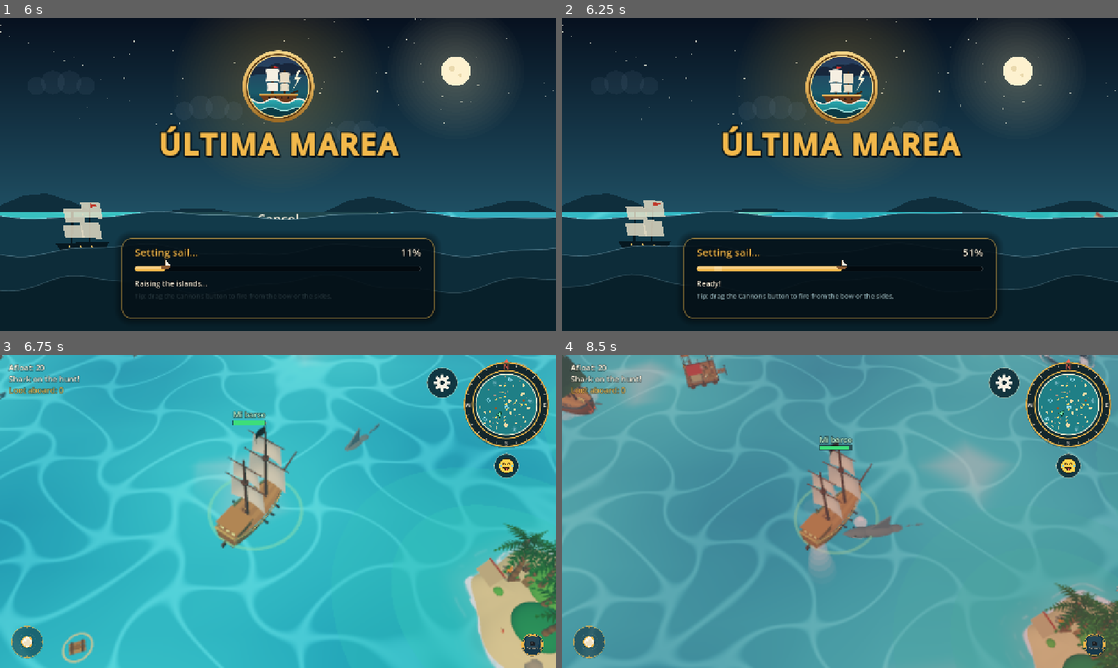
Above: before the commit, frames 1-4 (two rows, left to right).
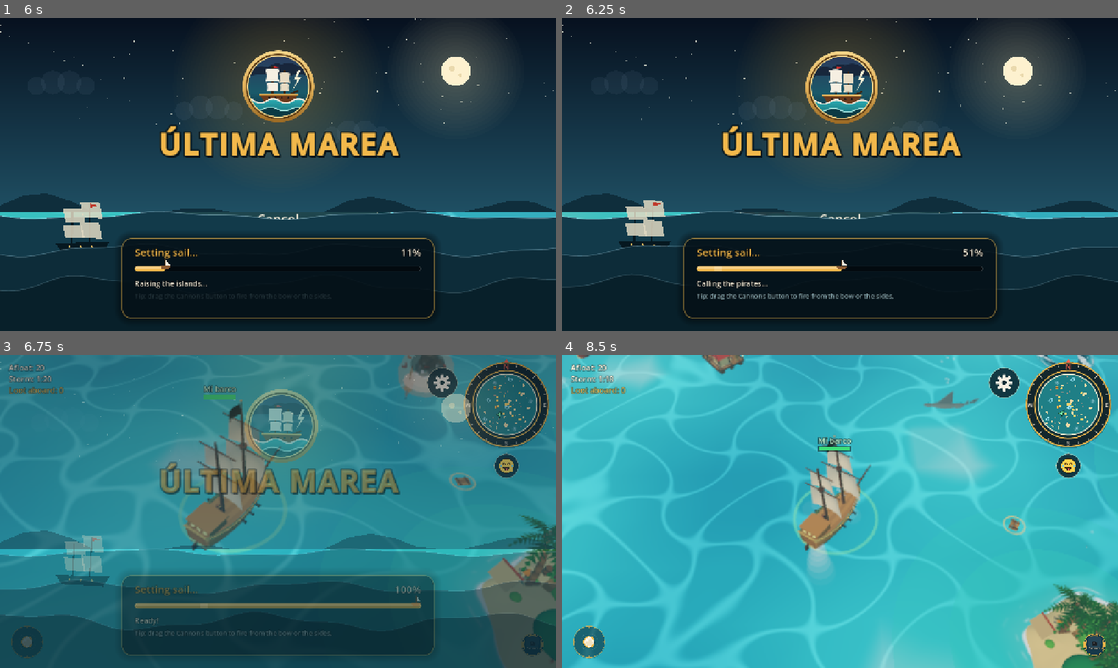
Above: after the commit, the same moments.

Repository: juanklowData/ultima-marea
Game: Godot game, scene res://escenas/principal.tscn
Same seed, same stepped clock (60 frames per second), same inputs: the game is played once before the commit and once after it. Sound files missing from this copy of the repository are replaced by a short silence.
Inputs (mouse positions are in pixels of both pictures, inside the frame that each line leads up to):
- Up to frame 1 (6 s): tap Enter at 0.5 s; move the mouse to (400, 158) at 0.52 s; hold D 0.53-1.25 s; tap Tab at 0.6 s; click (400, 158) at 0.67 s; tap Space at 0.77, 3.77 s; drag from (166, 190) to (250, 237) at 1.27 s; move the mouse to (333, 105) at 2.02 s; hold D 2.03-2.75 s; tap R at 2.1 s; drag from (250, 237) to (111, 127) at 2.77 s; move the mouse to (444, 221) at 3.52 s; hold A 3.53-4.25 s; tap 1 at 3.6 s; drag from (111, 127) to (194, 96) at 4.27 s; move the mouse to (305, 174) at 5.02 s; hold S 5.03-5.75 s; tap 3 at 5.1 s; click (305, 174) at 5.17 s; drag from (194, 96) to (166, 190) at 5.77 s
- Up to frame 2 (6.25 s): no input
- Up to frame 3 (6.75 s): move the mouse to (400, 495) at 6.52 s; hold W from 6.53 s (still down); tap Q at 6.6 s
- Up to frame 4 (8.5 s): tap Space at 6.77 s; release W at 7.25 s; drag from (728, 527) to (812, 574) at 7.27 s; move the mouse to (895, 442) at 8.02 s; hold S from 8.03 s (still down); tap T at 8.1 s

Frame 1 is identical in both runs. In frame 2, 0.7% of the frame differs, in the area x 0-100%, y 62-87%; in frame 3, 97%, in the area x 0-100%, y 0-100%; in frame 4, 93%.

Commit message:
Movil mas fluido: rivales que se montan al acercarse, efectos reutilizados con tope y tablas y cofres lejanos sin dibujar
Co-authored-by: Cursor <cursoragent@cursor.com>

Diff:
--- a/godot/scripts/barco.gd
+++ b/godot/scripts/barco.gd
@@ -81,9 +81,11 @@
 var modelo: Node3D
 var desgaste: Desgaste
 var aro: MeshInstance3D
-
-
-func preparar(aspecto: Personalizacion, jugador: bool, nuevo_mundo: Principal) -> void:
+# Aspecto de un barco lejano cuyo modelo aún no se ha montado; se monta con armar() al acercarse.
+var aspecto_pendiente: Personalizacion
+
+
+func preparar(aspecto: Personalizacion, jugador: bool, nuevo_mundo: Principal, diferir := false) -> void:
 	mundo = nuevo_mundo
 	es_jugador = jugador
 	mando = Mando.LOCAL if jugador else Mando.BOT
@@ -91,10 +93,28 @@
 	deriva = randf() * TAU
 	for arma in recargas:
 		recargas[arma] = 0.2
-	vestir(aspecto)
-
-
-func vestir(aspecto: Personalizacion) -> void:
+	vestir(aspecto, diferir)
+
+
+func sin_modelo() -> bool:
+	return aspecto_pendiente != null
+
+
+# Monta el modelo y el desgaste que vestir() dejó para cuando el barco se viera.
+func armar() -> void:
+	if aspecto_pendiente == null:
+		return
+	modelo = ModeloBarco.crear(aspecto_pendiente)
+	aspecto_pendiente = null
+	add_child(modelo)
+	desgaste = Desgaste.new()
+	add_child(desgaste)
+	desgaste.preparar(mundo, tipo)
+	if not es_jugador:
+		mundo.islas.preparar_aparicion(self, "MeshInstance3D")
+
+
+func vestir(aspecto: Personalizacion, diferir := false) -> void:
 	tipo = aspecto.tipo
 	var datos: Dictionary = TIPOS[tipo]
 	vida_max = datos["vida"]
@@ -112,13 +132,20 @@
 	altura = datos["altura"]
 	if modelo != null:
 		modelo.queue_free()
-	modelo = ModeloBarco.crear(aspecto)
-	add_child(modelo)
+		modelo = null
 	if desgaste != null:
 		desgaste.queue_free()
-	desgaste = Desgaste.new()
-	add_child(desgaste)
-	desgaste.preparar(mundo, tipo)
+		desgaste = null
+	aspecto_pendiente = aspecto
+	if diferir:
+		visible = false
+	else:
+		modelo = ModeloBarco.crear(aspecto)
+		aspecto_pendiente = null
+		add_child(modelo)
+		desgaste = Desgaste.new()
+		add_child(desgaste)
+		desgaste.preparar(mundo, tipo)
 	if es_jugador:
 		_crear_aro()
 
@@ -263,7 +290,8 @@
 	var escora := escora_ola + vel_giro * 0.18 * marcha
 	position = Vector3(centro.x, flotacion + vaiven * 0.06 * marcha - hundimiento * 2.6 - sumergido * sumergido * 4.5, centro.y)
 	rotation = Vector3(cabeceo + hundimiento * 0.35, -rumbo, escora + hundimiento * 0.8)
-	desgaste.actualizar(delta, 1.0 - vida / vida_max, hundimiento)
+	if desgaste != null:
+		desgaste.actualizar(delta, 1.0 - vida / vida_max, hundimiento)
 	if aro != null:
 		aro.visible = viva and not mundo.en_puerto()
 		aro.global_position = Vector3(position.x, h_centro + 0.14, position.z)
--- a/godot/scripts/principal.gd
+++ b/godot/scripts/principal.gd
@@ -72,6 +72,8 @@
 const BOTS_CON_COFRE := 0.2
 # Tamaño de las tablas y cofres que flotan (solo el dibujo; se recogen igual de cerca).
 const ESCALA_FLOTANTES := 0.6
+# Gotas, humo, espuma y astillas a la vez, por nivel de gráficos; los que pasen no se crean.
+const MAX_EFECTOS: Array[int] = [90, 140, 220, 320]
 const ESPERA_BUSQUEDA := 4.0
 const ESPERA_BOTS := 1.4
 const NOMBRES_PIRATAS: Array[String] = [
@@ -171,6 +173,7 @@
 var tablas: Array = []
 var cofres: Array = []
 var efectos: Array = []
+var reserva_efectos: Array = []
 var islotes: Array[Circulo]:
 	get:
 		return islas.islotes
@@ -670,8 +673,13 @@
 		_amarrar()
 
 	var vista := alcance_vista()
+	# Como mucho un modelo nuevo por cuadro, y un poco antes de que entre en pantalla.
 	for barco in barcos:
-		var cerca := a_3d(barco.pos).distance_to(Vector3(foco.x, 0.0, foco.z)) < vista
+		if barco.sin_modelo() and barco.viva and _por_armar(barco):
+			barco.armar()
+			break
+	for barco in barcos:
+		var cerca := not barco.sin_modelo() and a_3d(barco.pos).distance_to(Vector3(foco.x, 0.0, foco.z)) < vista
 		if cerca or barco == jugador:
 			barco.colocar(delta)
 		barco.visible = (cerca or barco == jugador) and barco.hundimiento < 1.0 \
@@ -750,6 +758,14 @@
 	var paso: float = cosa.pendiente
 	cosa.pendiente = 0.0
 	return paso
+
+
+func _a_la_vista(sitio: Vector3) -> bool:
+	return Vector2(sitio.x - foco.x, sitio.z - foco.z).length() < alcance_vista() + 5.0
+
+
+func _por_armar(barco: Barco) -> bool:
+	return a_3d(barco.pos).distance_to(Vector3(foco.x, 0.0, foco.z)) < alcance_vista() * 1.3
 
 
 func a_3d(punto: Vector2, altura := 0.0) -> Vector3:
@@ -1108,30 +1124,35 @@
 	return pieza
 
 
+var mallas_tabla := {}
+
+
 func _crear_tabla() -> Node3D:
+	if mallas_tabla.is_empty():
+		var tabla := BoxMesh.new()
+		tabla.size = Vector3(1.0, 0.08, 0.22)
+		var travesano := BoxMesh.new()
+		travesano.size = Vector3(0.12, 0.06, 0.8)
+		var aro := TorusMesh.new()
+		aro.inner_radius = 0.82
+		aro.outer_radius = 0.95
+		aro.rings = 32
+		aro.ring_segments = 4
+		var brillo := StandardMaterial3D.new()
+		brillo.shading_mode = BaseMaterial3D.SHADING_MODE_UNSHADED
+		brillo.transparency = BaseMaterial3D.TRANSPARENCY_ALPHA
+		brillo.albedo_color = Color(1.0, 0.85, 0.4, 0.7)
+		mallas_tabla = {"tabla": tabla, "travesano": travesano, "aro": aro, "brillo": brillo}
 	var nodo := Node3D.new()
-	var tabla := BoxMesh.new()
-	tabla.size = Vector3(1.0, 0.08, 0.22)
 	for i in 3:
-		var pieza := _malla(nodo, tabla, COLORES_TABLA[i], Vector3(randf_range(-0.06, 0.06), 0.0, (i - 1) * 0.25), "madera")
+		var pieza := _malla(nodo, mallas_tabla["tabla"], COLORES_TABLA[i], Vector3(randf_range(-0.06, 0.06), 0.0, (i - 1) * 0.25), "madera")
 		pieza.rotation.y = randf_range(-0.08, 0.08)
-	var travesano := BoxMesh.new()
-	travesano.size = Vector3(0.12, 0.06, 0.8)
 	for lado in [-1.0, 1.0]:
-		_malla(nodo, travesano, Color("5e4028"), Vector3(lado * 0.32, 0.07, 0.0), "madera")
-
-	var aro := TorusMesh.new()
-	aro.inner_radius = 0.82
-	aro.outer_radius = 0.95
-	aro.rings = 32
-	aro.ring_segments = 4
-	var brillo := StandardMaterial3D.new()
-	brillo.shading_mode = BaseMaterial3D.SHADING_MODE_UNSHADED
-	brillo.transparency = BaseMaterial3D.TRANSPARENCY_ALPHA
-	brillo.albedo_color = Color(1.0, 0.85, 0.4, 0.7)
+		_malla(nodo, mallas_tabla["travesano"], Color("5e4028"), Vector3(lado * 0.32, 0.07, 0.0), "madera")
+
 	var anillo := MeshInstance3D.new()
-	anillo.mesh = aro
-	anillo.material_override = brillo
+	anillo.mesh = mallas_tabla["aro"]
+	anillo.material_override = mallas_tabla["brillo"]
 	anillo.scale = Vector3(1.0, 0.2, 1.0)
 	anillo.cast_shadow = GeometryInstance3D.SHADOW_CASTING_SETTING_OFF
 	nodo.add_child(anillo)
@@ -1430,7 +1451,7 @@
 	await _avanzar_carga(carga, "Llamando a los piratas...", 0.6)
 	var nombres := _nombres_bots(TOTAL_BARCOS - 1)
 	for i in range(1, TOTAL_BARCOS):
-		var bot := _crear_barco(Personalizacion.al_azar(), false, _punto_libre(300.0, alcance))
+		var bot := _crear_barco(Personalizacion.al_azar(), false, _punto_libre(300.0, alcance), true)
 		bot.nombre = nombres[i - 1]
 		bot.botin = randi_range(0, BOTIN_INICIAL_BOTS)
 		bot.es_bot = true
@@ -1441,6 +1462,12 @@
 			await get_tree().process_frame
 	for barco in barcos:
 		Moba.ritmo_heroe(barco)
+	# Solo se montan ya los rivales que se verán al zarpar; los demás, al acercarse.
+	foco = jugador.position
+	for barco in barcos:
+		if barco.sin_modelo() and _por_armar(barco):
+			barco.armar()
+			await get_tree().process_frame
 	peligros.apartar_krakens()
 	await _avanzar_carga(carga, "Soltando tiburones y barriles...", 0.88)
 	for _i in TOTAL_TABLAS:
@@ -1484,7 +1511,7 @@
 	avisos_botin.clear()
 	botin_perdido = 0
 	for efecto in efectos:
-		efecto.nodo.queue_free()
+		_guardar_efecto(efecto)
 	efectos.clear()
 	fauna.limpiar()
 
@@ -1505,13 +1532,13 @@
 	rayo_vida = 0.0
 
 
-func _crear_barco(aspecto: Personalizacion, es_jugador: bool, pos: Vector2) -> Barco:
+func _crear_barco(aspecto: Personalizacion, es_jugador: bool, pos: Vector2, diferir := false) -> Barco:
 	var barco := Barco.new()
 	barco.pos = pos
 	barco.rumbo = randf_range(-PI, PI)
 	capa_barcos.add_child(barco)
-	barco.preparar(aspecto, es_jugador, self)
-	if not es_jugador:
+	barco.preparar(aspecto, es_jugador, self, diferir)
+	if not es_jugador and not diferir:
 		islas.preparar_aparicion(barco, "MeshInstance3D")
 	barco.colocar(0.0)
 	barcos.append(barco)
@@ -1608,6 +1635,9 @@
 				if tabla.vel.length() < 2.0:
 					tabla.vel = Vector2.ZERO
 		var sitio := a_3d(tabla.pos)
+		tabla.nodo.visible = _a_la_vista(sitio)
+		if not tabla.nodo.visible:
+			continue
 		var hundida := clampf((tabla.edad - VIDA_RESTOS + 2.0) / 2.0, 0.0, 1.0)
 		tabla.nodo.position = a_3d(tabla.pos, 0.1 + altura_mar(sitio.x, sitio.z) - hundida * 0.6)
 		tabla.nodo.rotation.y += delta * 0.5
@@ -2011,6 +2041,10 @@
 		cofre.pos += (peligros.arrastre(cofre.pos) + peligros.viento(cofre.pos) * 0.5 + cofre.vel) * delta
 		cofre.vel *= maxf(0.0, 1.0 - delta * 1.5)
 		var sitio := a_3d(cofre.pos)
+		cofre.nodo.visible = _a_la_vista(sitio)
+		if not cofre.nodo.visible:
+			cofre.nodo.position = sitio
+			continue
 		var hundido := clampf((cofre.edad - vida + 3.0) / 3.0, 0.0, 1.0)
 		cofre.nodo.position = a_3d(cofre.pos, altura_mar(sitio.x, sitio.z) - 0.1 - hundido * 0.9)
 		cofre.nodo.rotation = Vector3(sin(tiempo * 1.6 + cofre.fase) * 0.12, cofre.nodo.rotation.y + delta * 0.4, cos(tiempo * 1.3 + cofre.fase) * 0.1)
@@ -2266,22 +2300,16 @@
 # Efectos
 
 func crear_efecto(forma: Mesh, color: Color, pos: Vector3, vel: Vector3, vida: float, escala: float, crece: float, gravedad := 0.0, sombreado := false) -> void:
-	if pos.distance_to(foco) > _alcance_efectos():
+	if pos.distance_to(foco) > _alcance_efectos() or efectos.size() >= MAX_EFECTOS[nivel_graficos]:
 		return
-	var efecto := Efecto.new()
-	efecto.material = StandardMaterial3D.new()
-	efecto.material.transparency = BaseMaterial3D.TRANSPARENCY_ALPHA
-	if not sombreado:
-		efecto.material.shading_mode = BaseMaterial3D.SHADING_MODE_UNSHADED
+	var efecto: Efecto = reserva_efectos.pop_back() if not reserva_efectos.is_empty() else _nuevo_efecto()
+	efecto.material.shading_mode = BaseMaterial3D.SHADING_MODE_PER_PIXEL if sombreado else BaseMaterial3D.SHADING_MODE_UNSHADED
 	efecto.material.albedo_color = color
-	efecto.nodo = MeshInstance3D.new()
 	efecto.nodo.mesh = forma
-	efecto.nodo.material_override = efecto.material
-	efecto.nodo.cast_shadow = GeometryInstance3D.SHADOW_CASTING_SETTING_OFF
+	efecto.nodo.visible = true
 	efecto.nodo.position = pos
 	efecto.nodo.scale = Vector3.ONE * escala
 	efecto.nodo.rotation = Vector3(randf() * TAU, randf() * TAU, 0.0) if forma == malla_astilla else Vector3.ZERO
-	add_child(efecto.nodo)
 	efecto.color = color
 	efecto.vel = vel
 	efecto.vida = vida
@@ -2306,8 +2334,26 @@
 		color.a *= resto
 		efecto.material.albedo_color = color
 		if efecto.vida <= 0.0:
-			efecto.nodo.queue_free()
+			_guardar_efecto(efecto)
 			efectos.remove_at(i)
+
+
+# Los efectos acabados se esconden y se reutilizan: crear y borrar nodos y materiales
+# cientos de veces por segundo da tirones en el móvil.
+func _nuevo_efecto() -> Efecto:
+	var efecto := Efecto.new()
+	efecto.material = StandardMaterial3D.new()
+	efecto.material.transparency = BaseMaterial3D.TRANSPARENCY_ALPHA
+	efecto.nodo = MeshInstance3D.new()
+	efecto.nodo.material_override = efecto.material
+	efecto.nodo.cast_shadow = GeometryInstance3D.SHADOW_CASTING_SETTING_OFF
+	add_child(efecto.nodo)
+	return efecto
+
+
+func _guardar_efecto(efecto: Efecto) -> void:
+	efecto.nodo.visible = false
+	reserva_efectos.append(efecto)
 
 
 func dejar_estela(pos: Vector2, fuerza: float) -> void:
